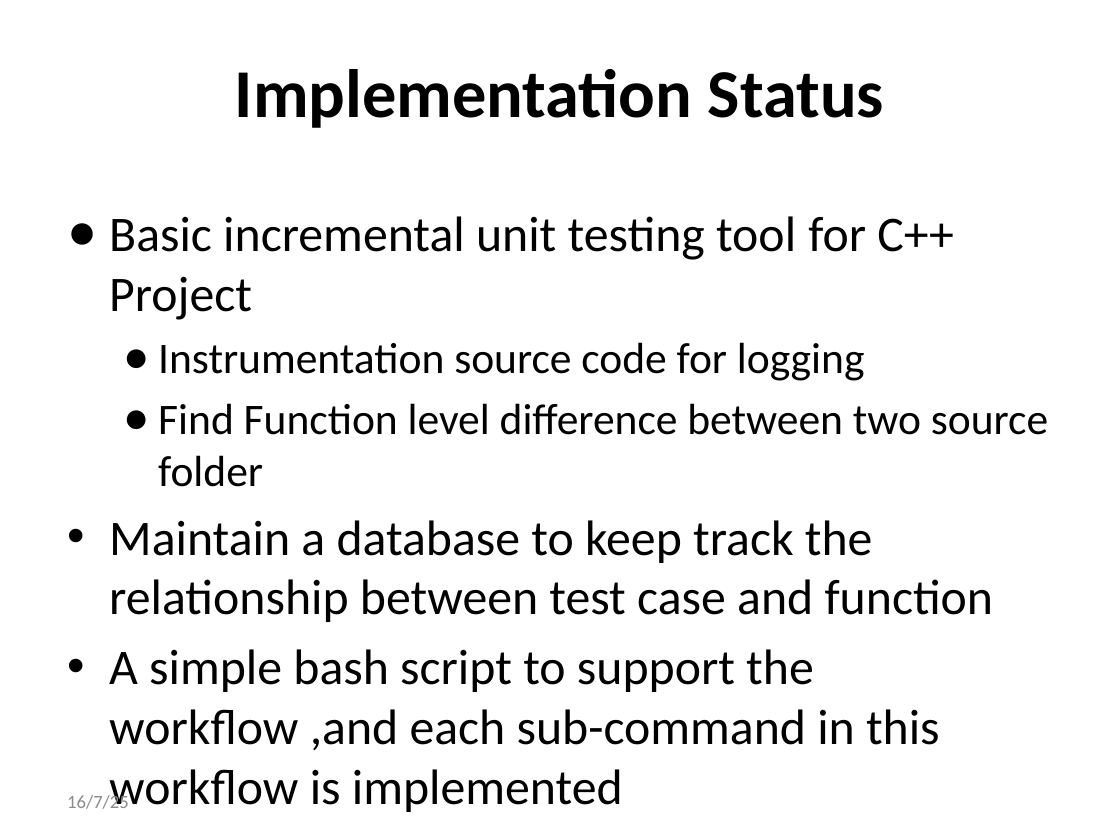
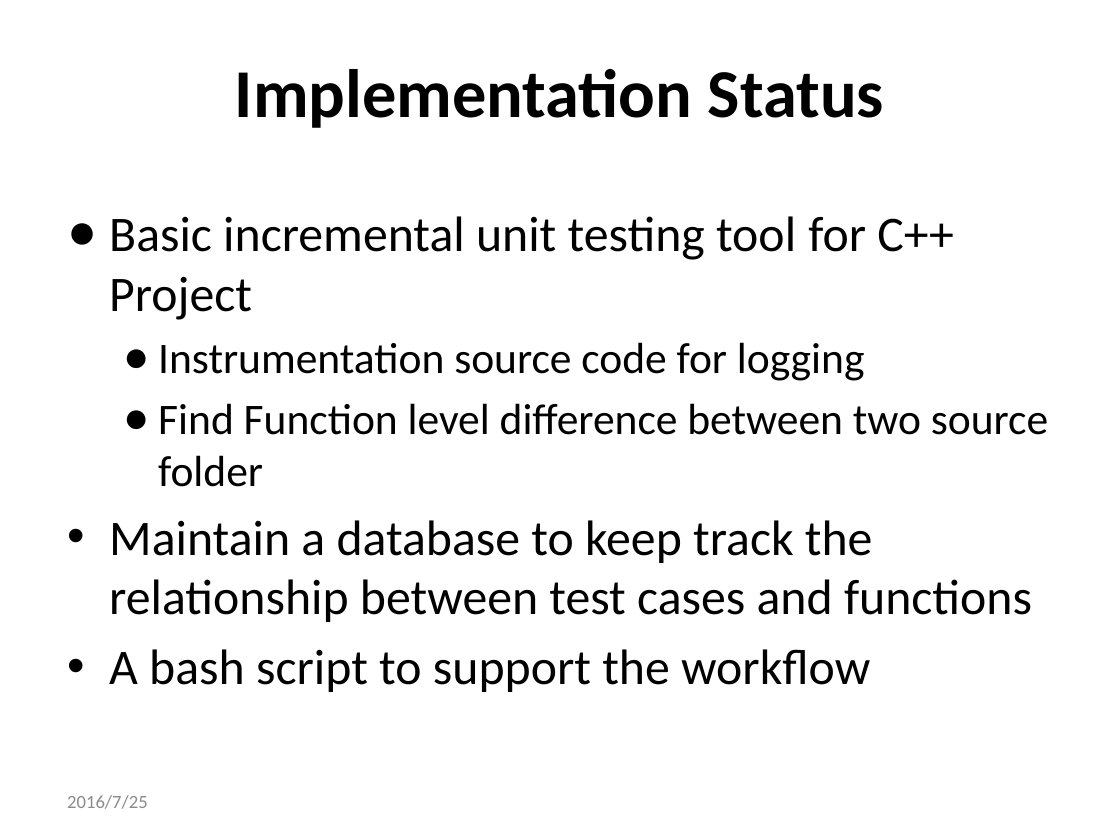
Before and after one commit to qwordy/IUT, a slide deck: slide 20 of doc/Final Presentation/Incremental_Unit_Testing-20160725-v2.pptx. Drawn at 1120x840 pixels with LibreOffice and Linux fonts; fonts in the diff are those of the drawing. Boxes give left, top, right and bottom in pixels: in the first picture for what was removed or moved away, otherwise in the second. Text is boxed around its words. In the diff, an @@ line names an element or a change of style, - is before the commit and + after.

```diff
--- a/doc/Final Presentation/Incremental_Unit_Testing-20160725-v2.pptx
+++ b/doc/Final Presentation/Incremental_Unit_Testing-20160725-v2.pptx
@@ text at (x1=109, y1=520, x2=1032, y2=692): text changed @@
-• Maintain a database to keep track the relationship between test case and function
-• A simple bash script to support the workflow ,and each sub-command in this workflow is implemented
+• Maintain a database to keep track the relationship between test cases and functions
+• A bash script to support the workflow
@@ text at (x1=67, y1=795, x2=148, y2=809): text changed @@
-16/7/25
+2016/7/25
```
Also in this commit, not shown: 29 other slides changed, 2 slides added, 2 slides removed.
